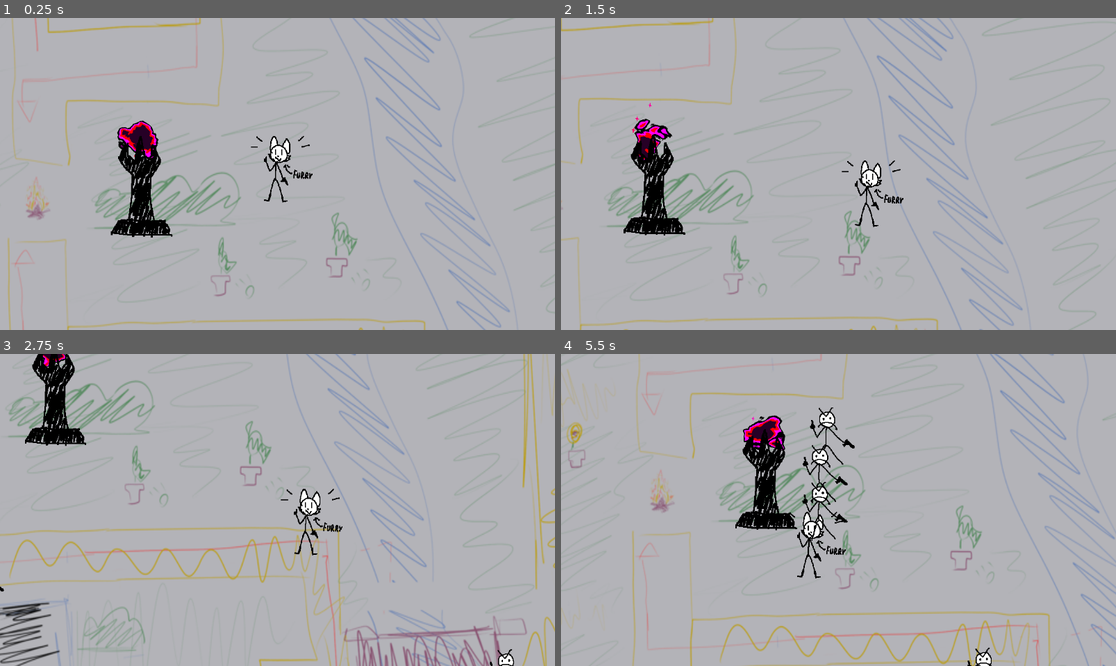
Above: before the commit, frames 1-4 (two rows, left to right).
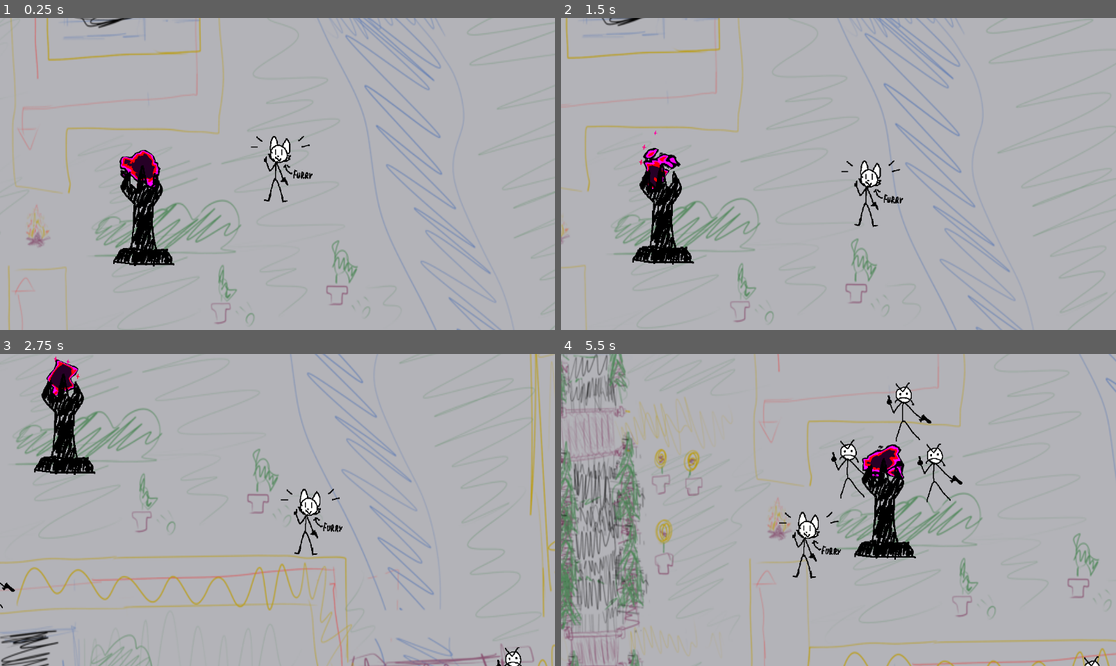
Above: after the commit, the same moments.

Repository: ndvrxd/cultism
Game: Godot game, scene res://scenes/world.tscn
The game is run twice, just before and just after one commit, with the same random seed, the same clock (stepped at 60 frames per second) and the same inputs.
Inputs:
- Up to frame 1 (0.25 s): no input
- Up to frame 2 (1.5 s): hold D (right) 0.53-1.28 s; hold S (down) from 1.28 s (still down)
- Up to frame 3 (2.75 s): release S (down) at 2.03 s; hold D (right) from 2.03 s (still down)
- Up to frame 4 (5.5 s): release D (right) at 2.78 s; hold W (up) 2.78-3.53 s; hold A (left) 3.53-5.03 s; hold S (down) from 5.03 s (still down)

The runs differ from the first frame. In frame 1, 10% of the frame differs, in the area x 1-100%, y 0-100%; in frame 2, 9.9%; in frame 3, 15%; in frame 4, 23%, in the area x 0-100%, y 0-100%.

Commit message:
y-ordering (show behind and in front properly)

Diff:
--- a/cult-game-version-0.1/objects/enemy.tscn
+++ b/cult-game-version-0.1/objects/enemy.tscn
@@ -7,6 +7,7 @@
 size = Vector2(94, 75)
 
 [node name="enemy" type="CharacterBody2D" node_paths=PackedStringArray("navAgent")]
+y_sort_enabled = true
 disable_mode = 1
 collision_layer = 2
 collision_mask = 2
@@ -20,12 +21,12 @@
 
 [node name="sprite" type="Sprite2D" parent="."]
 texture_filter = 1
-position = Vector2(0, -1)
+position = Vector2(0, -63)
 scale = Vector2(0.69, 0.69)
 texture = ExtResource("2_xabwo")
 
 [node name="CollisionShape2D" type="CollisionShape2D" parent="."]
-position = Vector2(0, 10.5)
+position = Vector2(0, -51.5)
 scale = Vector2(0.8, 1)
 shape = SubResource("RectangleShape2D_7evg3")
 debug_color = Color(0.772432, 0.263693, 0.879854, 0.42)
--- a/cult-game-version-0.1/objects/player.tscn
+++ b/cult-game-version-0.1/objects/player.tscn
@@ -21,15 +21,17 @@
 "
 
 [node name="player" type="CharacterBody2D"]
+y_sort_enabled = true
 texture_filter = 6
 script = ExtResource("1_5qw1a")
 
 [node name="CollisionShape2D" type="CollisionShape2D" parent="."]
-position = Vector2(0, 8.065)
+position = Vector2(-0.5, -49.435)
 scale = Vector2(0.335, 0.805)
 shape = SubResource("RectangleShape2D_nrcso")
 
 [node name="Camera2D" type="Camera2D" parent="."]
+position = Vector2(-0.5, -57.5)
 position_smoothing_enabled = true
 drag_horizontal_enabled = true
 drag_vertical_enabled = true
@@ -41,6 +43,6 @@
 
 [node name="Sprite2D" type="Sprite2D" parent="."]
 texture_filter = 1
-position = Vector2(6, -14)
+position = Vector2(5.5, -71.5)
 scale = Vector2(0.765, 0.765)
 texture = ExtResource("2_ysvs3")
--- a/cult-game-version-0.1/objects/test_effigy.tscn
+++ b/cult-game-version-0.1/objects/test_effigy.tscn
@@ -38,33 +38,34 @@
 size = Vector2(-1, 1)
 
 [sub_resource type="RectangleShape2D" id="RectangleShape2D_10w11"]
-size = Vector2(16.2614, 5.94796)
+size = Vector2(16.2614, 2.45244)
 
 [node name="test effigy" type="StaticBody2D"]
+y_sort_enabled = true
 scale = Vector2(12.7775, 12.7775)
 collision_layer = 3
 collision_mask = 0
 
 [node name="GPUParticles2D" type="GPUParticles2D" parent="."]
-position = Vector2(0, -7.45)
+position = Vector2(-0.0956805, -15.7721)
 process_material = SubResource("ParticleProcessMaterial_yi8o0")
 texture = ExtResource("1_ocdxr")
 trail_lifetime = 0.2
 
 [node name="flame fx" type="MeshInstance2D" parent="."]
 material = SubResource("ShaderMaterial_moupg")
-position = Vector2(1.49012e-08, -7.25659)
+position = Vector2(-0.0956804, -15.5787)
 rotation = 3.14159
 scale = Vector2(12.2, 12.2)
 mesh = SubResource("QuadMesh_lbiwx")
 
 [node name="Sprite" type="Sprite2D" parent="."]
 texture_filter = 1
-position = Vector2(-0.0610397, 0.173744)
+position = Vector2(-0.15672, -8.14838)
 scale = Vector2(0.09, 0.09)
 texture = ExtResource("1_qbvs6")
 
 [node name="CollisionShape2D" type="CollisionShape2D" parent="."]
-position = Vector2(0.165134, 5.32185)
+position = Vector2(0.0694535, -4.74803)
 scale = Vector2(0.685, 1)
 shape = SubResource("RectangleShape2D_10w11")
--- a/cult-game-version-0.1/scenes/world.tscn
+++ b/cult-game-version-0.1/scenes/world.tscn
@@ -7,7 +7,7 @@
 [ext_resource type="PackedScene" uid="uid://dxiibdkgas3eu" path="res://scenes/pause_menu.tscn" id="5_yfg13"]
 
 [sub_resource type="NavigationPolygon" id="NavigationPolygon_ob1or"]
-vertices = PackedVector2Array(-619.844, 47.7891, -429.977, 274.352, -690.5, 280.672, -995.211, 169.789, -995.211, -250.789, 163.961, 702.719, -457.906, 756.328, -421.508, 623.328, 141.43, 516.461, -377.938, 47.7891, -172.672, -512.18, 77.5781, 443.258, -377.938, -127.789, -338.211, -390.211, -298.953, -508.25, -303.367, -649.758, -338.211, -727.789, -327.789, -708.211, 1143.41, -770.461, 1137.18, 618.813, 449.453, 479.203, 387.641, 362.047, 213.367, -524.242, 208.953, -665.75, -496.461, 625.148, -496.461, 840.977, -447.297, 879.211, -722.422, 901.789, -683.539, 840.977, -683.539, 566.922, -750.477, 293.992, -990.523, 305.063, -994.828, 186.094, 155.961, -522.438, 140.789, -774.961, 140.789, -708.211, -327.789, -777.07, -507.773, -777.883, -536.211, -727.789, -536.211, -920.789, -506.867, -976.609, -798.313, -997.078, -743.789, -920.789, -764.313, -412.719, -743.789, -390.211, -619.844, -127.789, -1352.7, -378.461, -1208.84, -386.828, …(172 unchanged characters)…
+vertices = PackedVector2Array(-616.063, 5.78906, -429.977, 274.352, -690.5, 280.672, -995.211, 169.789, -995.211, -250.789, 163.961, 702.719, -457.906, 756.328, -421.508, 623.328, 141.43, 516.461, -374.156, 5.78906, -172.672, -512.18, 77.5781, 443.258, -374.156, -125.133, -338.211, -390.211, -298.953, -508.25, -303.367, -649.758, -338.211, -727.789, -327.789, -708.211, 1143.41, -770.461, 1137.18, 618.813, 449.453, 479.203, 387.641, 362.047, 213.367, -524.242, 208.953, -665.75, -496.461, 625.148, -496.461, 840.977, -447.297, 879.211, -722.422, 901.789, -683.539, 840.977, -683.539, 566.922, -750.477, 293.992, -990.523, 305.063, -994.828, 186.094, 155.961, -522.438, 140.789, -774.961, 140.789, -708.211, -327.789, -777.07, -507.773, -777.883, -536.211, -727.789, -536.211, -920.789, -506.867, -976.609, -798.313, -997.078, -743.789, -920.789, -764.313, -412.719, -743.789, -390.211, -616.063, -125.133, -1352.7, -378.461, -1208.84, -386.828, …(172 unchanged characters)…
 polygons = Array[PackedInt32Array]([PackedInt32Array(0, 1, 2, 3, 4), PackedInt32Array(5, 6, 7, 8), PackedInt32Array(9,  …(952 unchanged characters)…
 outlines = Array[PackedVector2Array]([PackedVector2Array(-872, 418, -1422, 445, -1437, -40, -1454, -474, -913, -517, -913, -1098, -396, -1073, -417, -902, 983, -884, 1257, -852, 1243, -243, 1215, 374, 1193, 808, -336, 833, -378, 965, -792, 987)])
 agent_radius = 49.79
@@ -44,6 +44,10 @@
 texture = ExtResource("1_br0cv")
 
 [node name="Node" type="Node2D" parent="."]
+y_sort_enabled = true
+
+[node name="test effigy" parent="Node" instance=ExtResource("4_4fgws")]
+position = Vector2(-496, 1.99999)
 
 [node name="player" parent="Node" instance=ExtResource("2_hddls")]
 position = Vector2(-216, -132)
@@ -200,6 +204,3 @@
 [node name="CollisionShape2D27" type="CollisionShape2D" parent="navmesh/mapbounds"]
 position = Vector2(-244, 525.5)
 shape = SubResource("RectangleShape2D_5uquc")
-
-[node name="test effigy" parent="navmesh" instance=ExtResource("4_4fgws")]
-position = Vector2(-501, -108)
--- a/cult-game-version-0.1/shaders/effigy_flame.tres
+++ b/cult-game-version-0.1/shaders/effigy_flame.tres
@@ -165,7 +165,6 @@
 
 }
 "
-graph_offset = Vector2(-875.448, -82.4238)
 mode = 1
 flags/light_only = false
 nodes/fragment/0/position = Vector2(300, 300)
